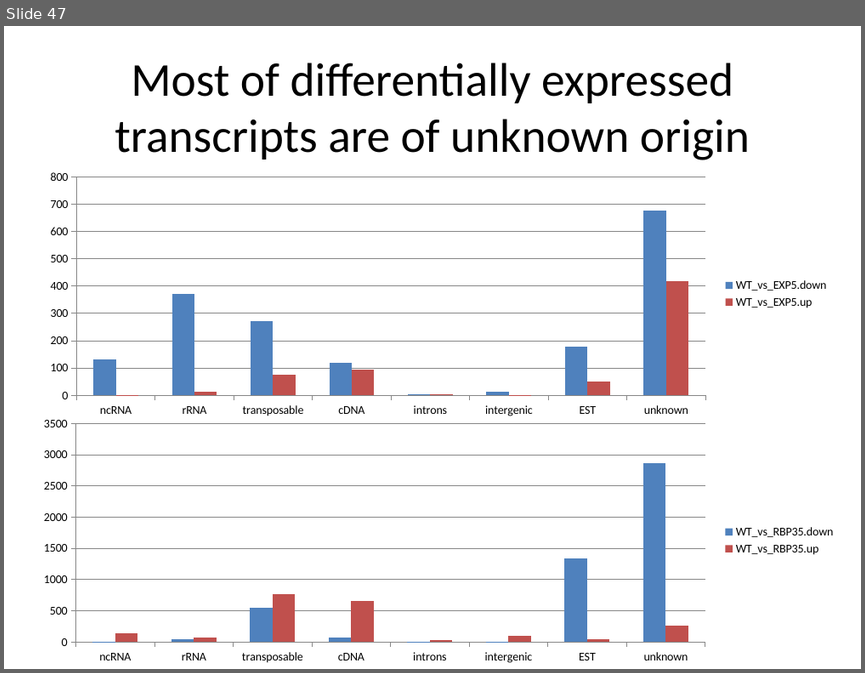
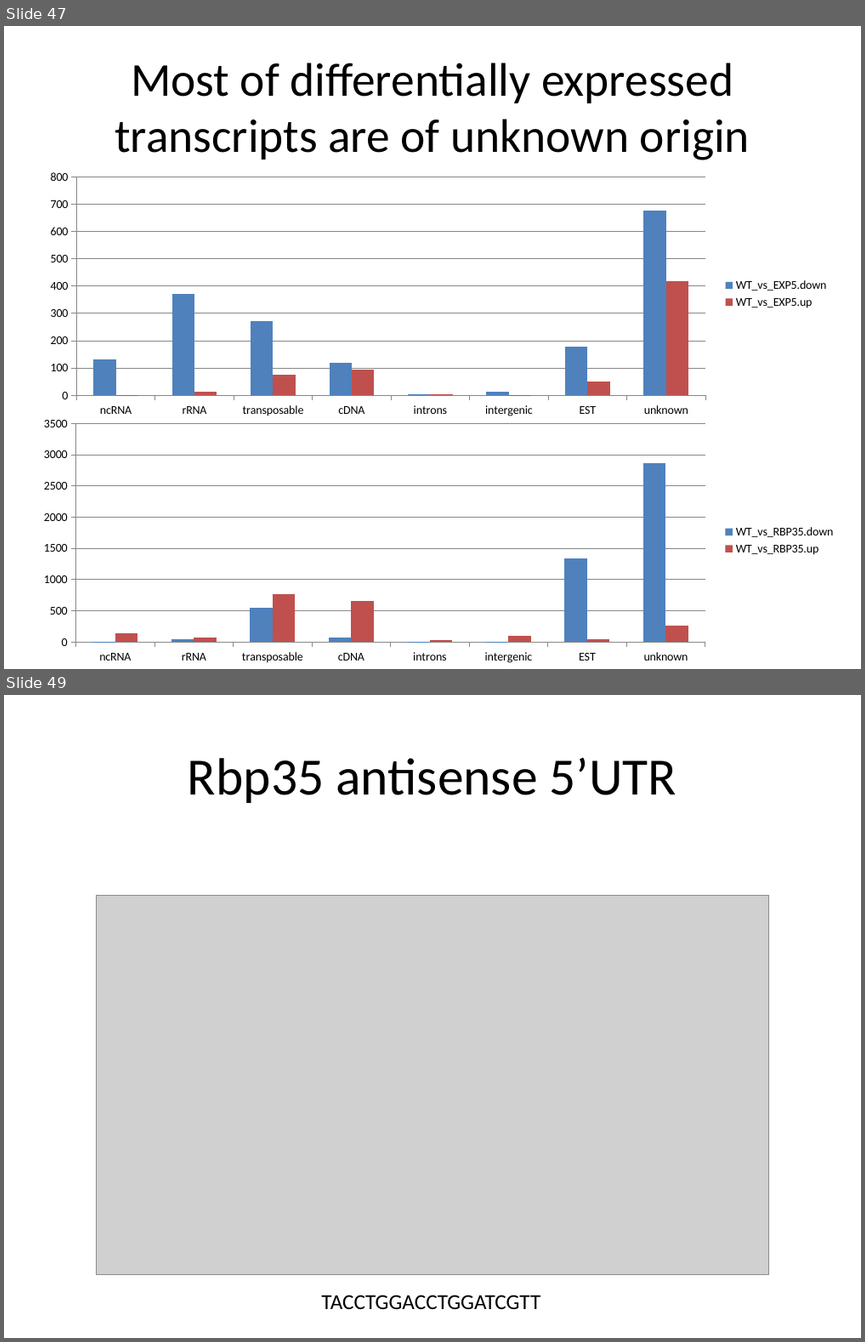
Before and after one commit to wilkinsonlab/m-oryzae-polya, a slide deck: doc/small/small_presentation.pptx. Shown one above the other, each under a label of ours: slide 47 before the commit, slides 47 and 49 after it; the slides between them are not shown. The pictures are 865x673 and 865x1342 pixels, drawn with LibreOffice and Linux fonts; fonts in the diff are those of the drawing; grey boxes stand for pictures. Boxes give left, top, right and bottom in pixels: in the first picture for what was removed or moved away, otherwise in the second. Text is boxed around its words. In the diff, an @@ line names an element or a change of style, - is before the commit and + after.

```diff
--- a/doc/small/small_presentation.pptx
+++ b/doc/small/small_presentation.pptx
@@ slide 49 added at bbox=[4, 695, 861, 1338], background #FFFFFF @@
@@ title added at bbox=[188, 758, 676, 803], 44 pt, text #000000 @@
+Rbp35 antisense 5’UTR
@@ picture added at bbox=[96, 895, 768, 1274] @@
@@ text added at bbox=[321, 1294, 540, 1309], 18 pt, text #000000 @@
+TACCTGGACCTGGATCGTT
```
Also in this commit, not shown: 9 other slides added, 3 other files.
